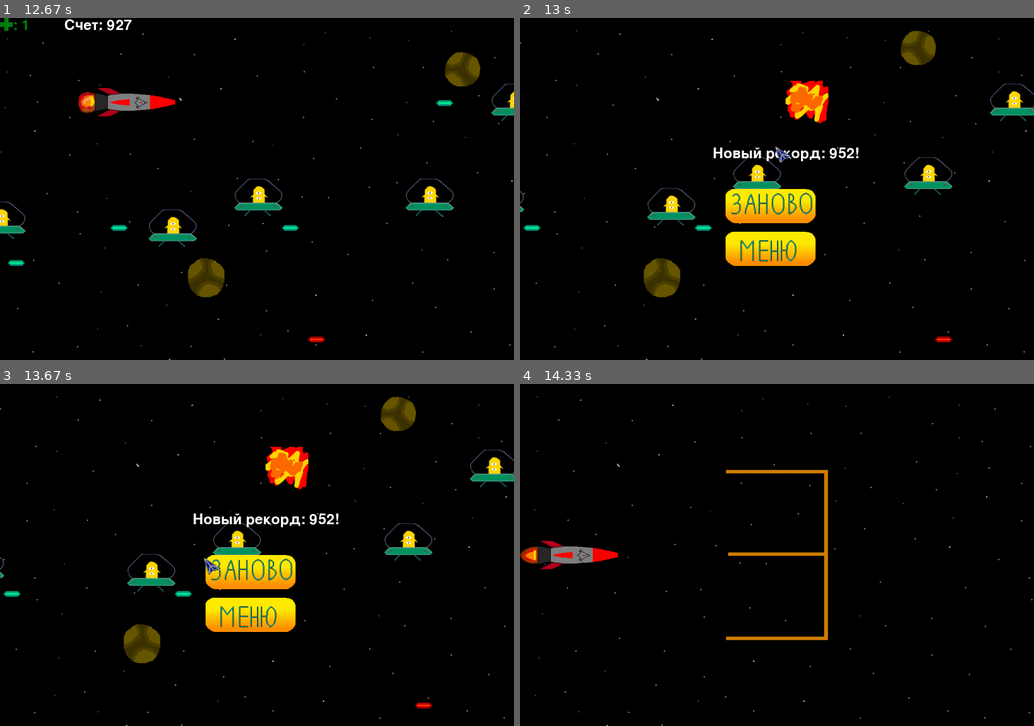
Above: before the commit, frames 1-4 (two rows, left to right).
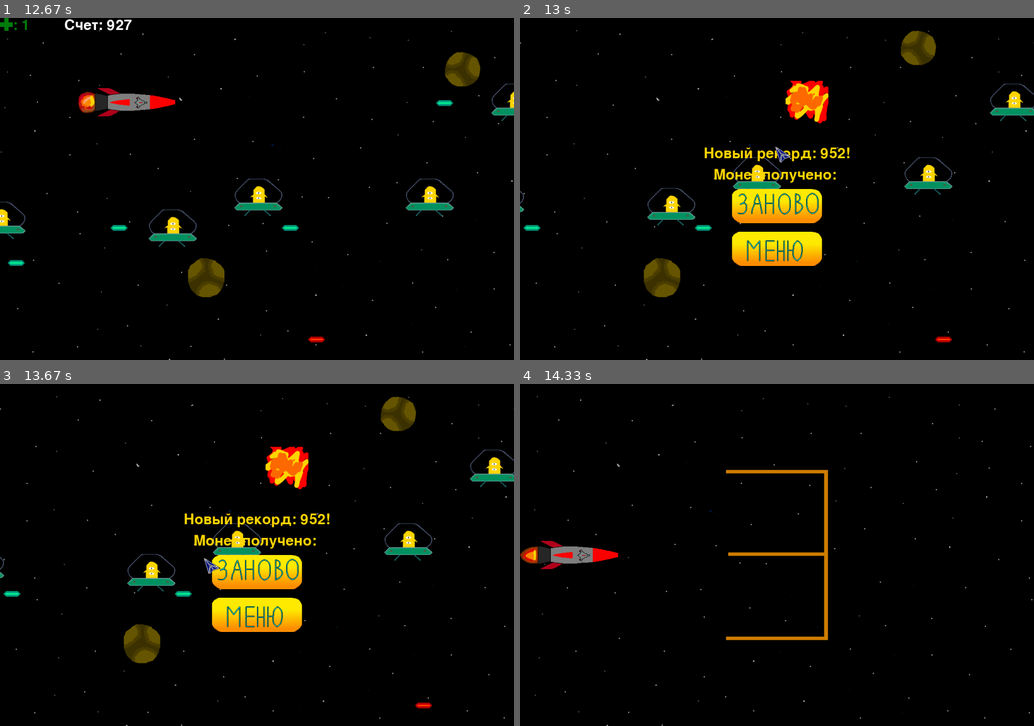
Above: after the commit, the same moments.

Repository: PismerovKir/YandexPygameProject
Game: pygame game, started from Тест прога.py
Two runs of this game, one before a commit and one after it. Both use one fixed random seed, a clock stepped at 60 frames per second and the inputs below.
Inputs (mouse positions are in pixels of both pictures, inside the frame that each line leads up to):
- Up to frame 1 (12.67 s): click (257, 147) at 0.38 s; hold Down 3.4-3.98 s; hold Right 4.52-4.98 s; hold Up 5.02-5.32 s; hold Right 5.35-5.82 s; tap Space at 5.85, 6.25, 6.55, 6.82, 7.15, 7.45, 7.58, 7.98, 8.28, 8.65, 9.05, 9.35, 9.55, 9.85, 10.05, 10.38, 10.68, 10.88, 11.18, 11.45, 11.78, 12.08, 12.22, 12.62 s; hold Left 6.18-6.72 s; hold Down 6.75-7.05 s; hold Left 7.08-7.48 s; hold Up 7.52-7.88 s; hold Right 7.92-8.55 s; hold Down 8.58-8.95 s; hold Left 8.98-9.45 s; hold Right 9.48-9.95 s; hold Up 9.98-10.28 s; hold Right 10.32-10.78 s; hold Left 10.82-11.35 s; hold Down 11.38-11.68 s; hold Left 11.72-12.12 s; hold Up 12.15-12.52 s; hold Right from 12.55 s (still down)
- Up to frame 2 (13 s): keep holding Right; tap Space at 12.92 s
- Up to frame 3 (13.67 s): release Right at 13.18 s; hold Down 13.22-13.58 s; move the mouse to (107, 486) at 13.25 s; tap Space at 13.28 s; move the mouse to (205, 558) at 13.62 s
- Up to frame 4 (14.33 s): click (725, 558) at 13.67 s; move the mouse to (751, 558) at 13.95 s; click (751, 558) at 14 s

Frame 1 is identical in both runs. In frame 2, 2.3% of the frame differs, in the area x 35-66%, y 37-73%; in frame 3, 2.3%; in frame 4, nothing differs.

Commit message:
В конце игры отображается счет

Diff:
--- a/Тест прога.py
+++ b/Тест прога.py
@@ -363,11 +363,15 @@
 
     global SCORE, PREV_BEST
     font = pygame.font.Font(None, 50)
-    newBest = font.render(f"", True, (0, 0, 0))
+    newBest = font.render(f"", True, (255, 216, 0))
+    money = font.render(f"Монет получено: ", True, (255, 216, 0))
+    current = font.render(f"Счет: {SCORE}", True, (255, 216, 0))
 
     if SCORE > PREV_BEST:
         # PREV_BEST = SCORE TODO СНЯТЬ этот коммент
-        newBest = font.render(f"Новый рекорд: {SCORE}!", True, (255, 255, 255))
+        newBest = font.render(f"Новый рекорд: {SCORE}!", True, (255, 216, 0))
+        current = font.render(f"", True, (255, 216, 0))
+
 
 
     EndBackground = screen.copy()
@@ -376,8 +380,10 @@
     butts = pygame.sprite.Group()
 
     MenuButton = Button('Menu', 480, 500)
+    MenuButton.rect.x = 600 - MenuButton.rect.width//2
     butts.add(MenuButton)
     AgainButton = Button('Replay', 480, 400)
+    AgainButton.rect.x = 600 - AgainButton.rect.width // 2
     butts.add(AgainButton)
 
     while runningEndGame:
@@ -386,7 +392,10 @@
 
         screen.blit(EndBackground, (0, 0))
 
-        screen.blit(newBest, (450, 300))
+        screen.blit(newBest, (600 - newBest.get_width()//2, 300))
+        screen.blit(current, (600 - current.get_width()//2, 300))
+        screen.blit(money, (600 - money.get_width() // 2, 350))
+
 
         butts.draw(screen)
 
